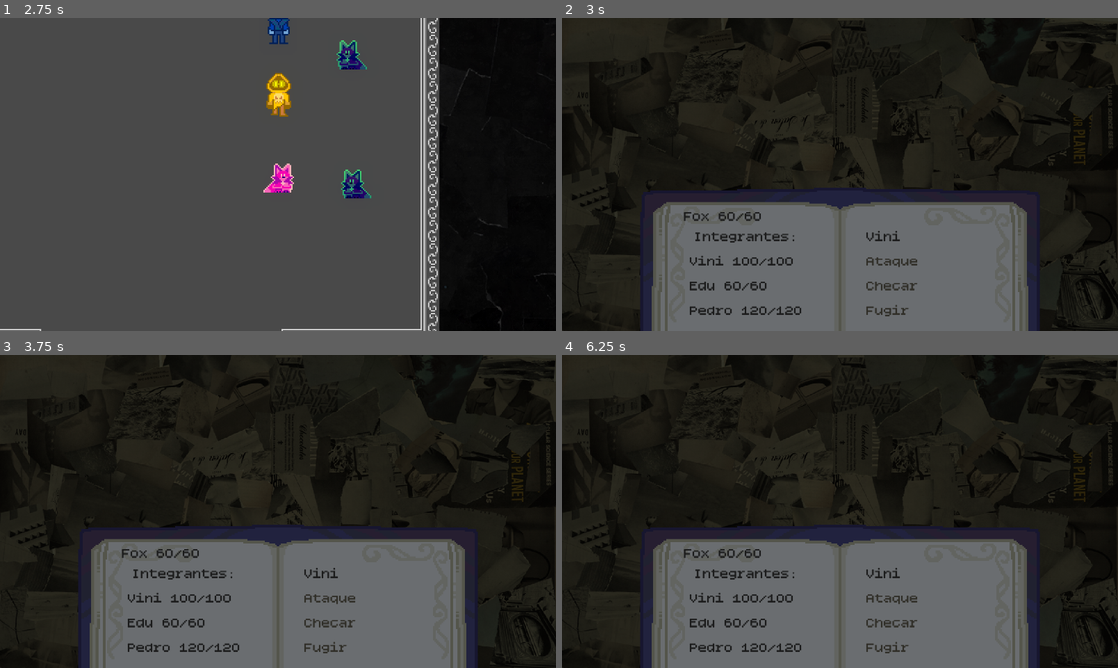
Above: before the commit, frames 1-4 (two rows, left to right).
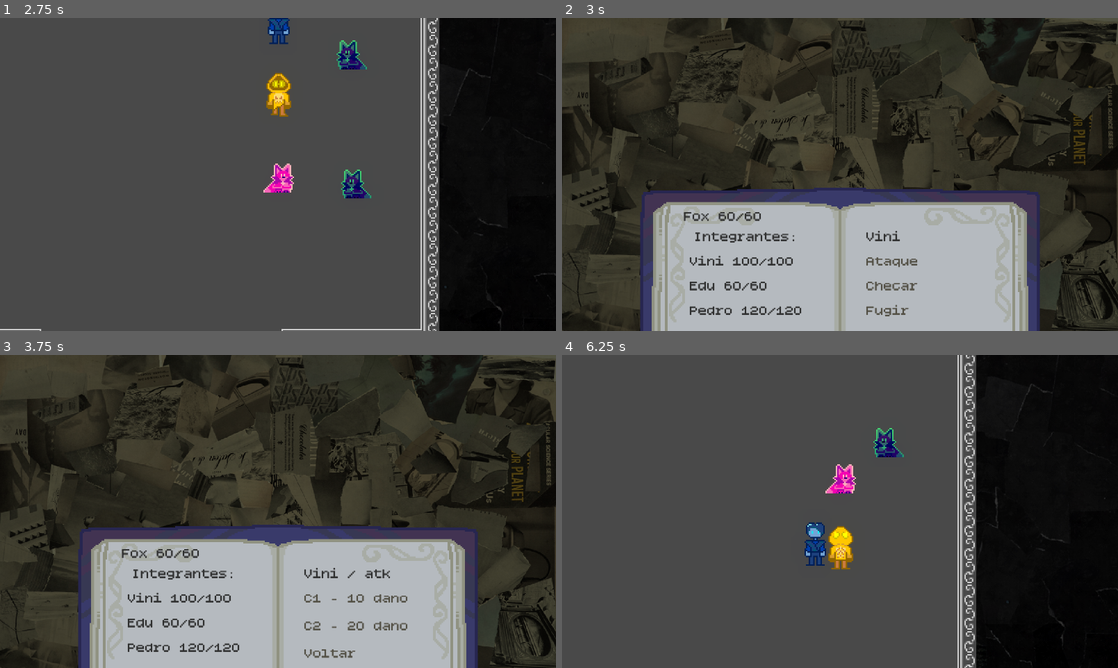
Above: after the commit, the same moments.

Repository: Eduardo3377/Catacumbas-da-expressividade
Game: Godot game, scene res://scenes/managers/game.tscn
The game is run twice, just before and just after one commit, with the same random seed, the same clock (stepped at 60 frames per second) and the same inputs. The engine's default icon, where the game draws it, is replaced by a stand-in: a white triangle on a blue panel in a dark square.
Inputs (mouse positions are in pixels of both pictures, inside the frame that each line leads up to):
- Up to frame 1 (2.75 s): click "Jogar" at 0.5 s; tap Enter (ui_accept) at 1.25, 1.52, 2.27 s; hold D (move_right) 1.28-2.03 s; hold S (move_down) from 2.03 s (still down)
- Up to frame 2 (3 s): release S (move_down) at 2.78 s; hold D (move_right) from 2.78 s (still down)
- Up to frame 3 (3.75 s): release D (move_right) at 3.5 s; click "Ataque" at 3.5 s
- Up to frame 4 (6.25 s): click (928, 624) at 4.25 s, where only the run before the commit has a clickable "Checar"; click "Fugir" at 5 s; tap Enter (ui_accept) at 5.75, 6.02 s; hold W (move_up) from 5.78 s (still down)

Frame 1 is identical in both runs. In frame 2, 48% of the frame differs, in the area x 0-100%, y 0-100%; in frame 3, 48%; in frame 4, 81%.

Commit message:
alteracoes no combate

Diff:
--- a/data/combat/TCC CDE - Combat.csv
+++ b/data/combat/TCC CDE - Combat.csv
@@ -1,6 +1,12 @@
-name,color,hp,atk1,atk1name,atk2,atk2name,atk3,atk3name
-Vini,C,100,30,C1,69,C2,150,C3
-Edu,M,60,67,M1,100,M2,200,M3
-Pedro,Y,120,30,Y1,50,Y2,100,Y3
-Fox,M,60,67,M1,100,M2,200,M3
-Polaris,CMYK,676767,900000,teste,1,teste2,67,teste3
+nome,cor,hp,atk1,atk1nome,atk2,atk2nome
+Vini,C,100,10,C1,20,C2
+Edu,M,60,20,M1,25,M2
+Pedro,Y,120,30,Y1,50,Y2
+Fox,M,60,20,M1,25,M2
+Polaris,CMYK,676767,900000,teste,1,teste2
+Slime,K,400,20,gosma,50,gosma2
+Zumbi,K,450,50,punho,60,mordida
+Esqueleto,K,250,1,Femur,111,Quebra-Ossos
+Coelho,K,500,20,mordida,50,facada
+Oithon,M,2000,20,cajado,80,furia do dragao
+Catupiry,M,1500,50,punho,50,soco
--- a/project.godot
+++ b/project.godot
@@ -12,7 +12,7 @@
 
 config/name="Catacumbas da Expressividade"
 run/main_scene="uid://cnuln0rjg3b5g"
-config/features=PackedStringArray("4.6", "Forward Plus")
+config/features=PackedStringArray("4.7", "Forward Plus")
 boot_splash/bg_color=Color(0.15281755, 0.10473084, 0.26747897, 1)
 config/icon="uid://bsfbrke23jf8a"
 
--- a/scenes/managers/ui.tscn
+++ b/scenes/managers/ui.tscn
@@ -226,6 +226,7 @@
 offset_bottom = 144.0
 
 [node name="Fim" type="Control" parent="combat" unique_id=1752203555]
+visible = false
 layout_mode = 1
 anchors_preset = 15
 anchor_right = 1.0
--- a/scenes/rooms/mapa.tscn
+++ b/scenes/rooms/mapa.tscn
@@ -317,6 +317,10 @@
 position = Vector2(355, 128)
 InimigoId = 5
 
+[node name="Enemy3" parent="interacao/inimigos" unique_id=1839637595 instance=ExtResource("12_w3tgf")]
+position = Vector2(608, 394)
+InimigoId = 8
+
 [node name="Particles" type="Node2D" parent="." unique_id=1359235253]
 top_level = true
 z_index = 4096
--- a/scripts/ui/combat.gd
+++ b/scripts/ui/combat.gd
@@ -173,6 +173,7 @@
 	acoes.current_tab = 2
 	atualizar_ui()
 	get_tree().paused = false
+	hide()
 
 
 func ler_csv(id) -> Dictionary:
Not shown, changed: data/combat/TCC CDE - Combat.csv.import
